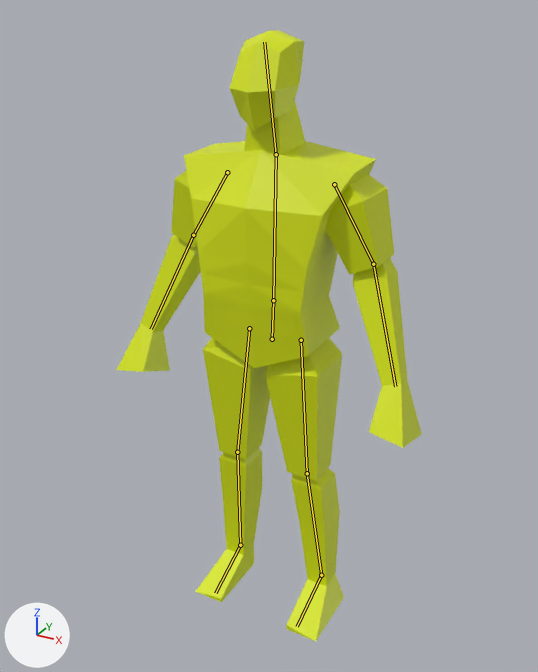
One commit to the Blender file Godot/Blender/Behold_A_Man/behold_a_man.blend: the scene before it, then after it.
Before and after are seen from a 50 mm camera at (0.996, -1.831, 1.91) aimed at (-0.005, -0.01, 0.999). Arrows for +X, +Y and +Z are at lower left; the lights stay in place. The bones that bend it are drawn over the model as lines.
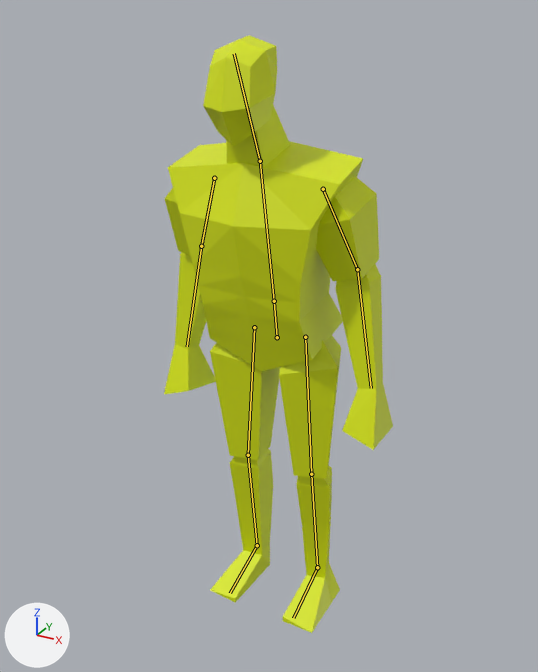
The newer file adds an action. The first version stands in its rest pose; the second is drawn at frame 9 of the action 'step_right_loop'.

Where the change shows, as pixel boxes (x1, y1, x2, y2) in the pictures (538 x 672 px):
'Cube', posed (25% narrower)
    before: (117, 30, 422, 641)
    after: (164, 35, 393, 633)
bone 'body_lower', root to tip
    before: (272, 339) to (273, 300)
    after: (277, 337) to (274, 301)
bone 'body_upper', root to tip
    before: (273, 300) to (276, 154)
    after: (274, 301) to (260, 161)
bone 'upperarm.l', root to tip
    before: (334, 184) to (373, 264)
    after: (323, 189) to (357, 269)
bone 'upperarm.r', root to tip
    before: (227, 172) to (193, 235)
    after: (214, 178) to (201, 246)

The edits, one by one:
Bone 'body_lower' (bone_body_lower) moves from (0.0, 0.0, 0.0) to (0.009, 0.001, -0.017).
Bone 'body_lower' (bone_body_lower) turns from (0, 0, 0) to (10, -1, 2) degrees about its own x, y and z.
Bone 'body_upper' (bone_body_upper) turns from (0, 0, 0) to (0, 0, -1) degrees about its own x, y and z.
Bone 'upperarm.l' (bone_upperarm_l) turns from (0, 0, 0) to (0, 0, -9) degrees about its own x, y and z.
Bone 'upperarm.r' (bone_upperarm_r) turns from (0, 0, 0) to (0, 0, 11) degrees about its own x, y and z.
Bone 'iklegpole.l' (bone_iklegpole_l) moves from (0.0, 0.0, 0.0) to (-0.229, -0.053, -0.02).
Bone 'iklegtarget.l' (bone_iklegtarget_l) moves from (0.0, 0.0, 0.0) to (0.022, 0.017, -0.013).
Bone 'iklegpole.r' (bone_iklegpole_r) moves from (0.0, 0.0, 0.0) to (-0.102, -0.053, 0.009).
Bone 'iklegtarget.r' (bone_iklegtarget_r) moves from (0.0, 0.0, 0.0) to (-0.056, 0.024, -0.006).
Bone 'iklegtarget.r' (bone_iklegtarget_r) turns from (0, 0, 0) to (0, 0, 3) degrees about its own x, y and z.
